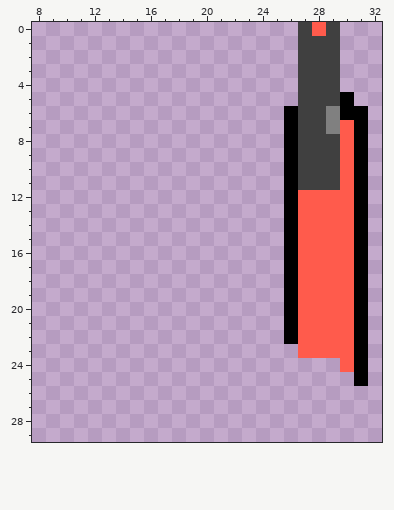
Edited in one commit: pixel-art sprite (vs/apps/template_windows_vs2015/Final/pistol_0.png). The picture above was drawn from the file before the commit.
The file is 41x54 pixels. Colours within 5 levels of each other are drawn and written as one. Shown: x 8..32, y 0..29.
Once edited:
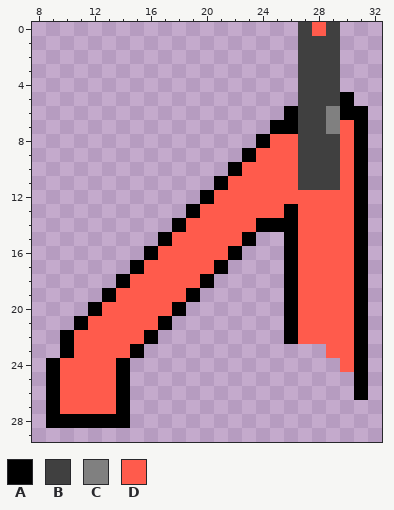
Palette (. is transparent): A #000000  B #404040  C #808080  D #ff5b4c
The exact change:
y 7: x 25 . -> A
y 8: x 24..26 ..A -> ADD
y 9: x 23..26 ...A -> ADDD
y 10: x 22..26 ....A -> ADDDD
y 11: x 21..26 .....A -> ADDDDD
y 12: x 20..26 ......A -> ADDDDDD
y 13: x 19..25 ....... -> ADDDDDD
y 14: x 18..25 ........ -> ADDDDDAA
y 15: x 17..23 ....... -> ADDDDDA
y 16: x 16..22 ....... -> ADDDDDA
y 17: x 15..21 ....... -> ADDDDDA
y 18: x 14..20 ....... -> ADDDDDA
y 19: x 13..19 ....... -> ADDDDDA
y 20: x 12..18 ....... -> ADDDDDA
y 21: x 11..17 ....... -> ADDDDDA
y 22: x 10..16 ....... -> ADDDDDA
y 23: x 10..15 ...... -> ADDDDA; x 27..28 DD -> ..
y 24..25: x 9..14 ...... -> ADDDDA
y 26: x 9..14 ...... -> ADDDDA; x 31 . -> A
y 27: x 9..14 ...... -> ADDDDA
y 28: x 9..14 ...... -> AAAAAA
Changed places in both pictures, as pixel boxes (x1, y1, x2, y2):
changed: (46, 120, 298, 428)
changed: (298, 344, 368, 400)
